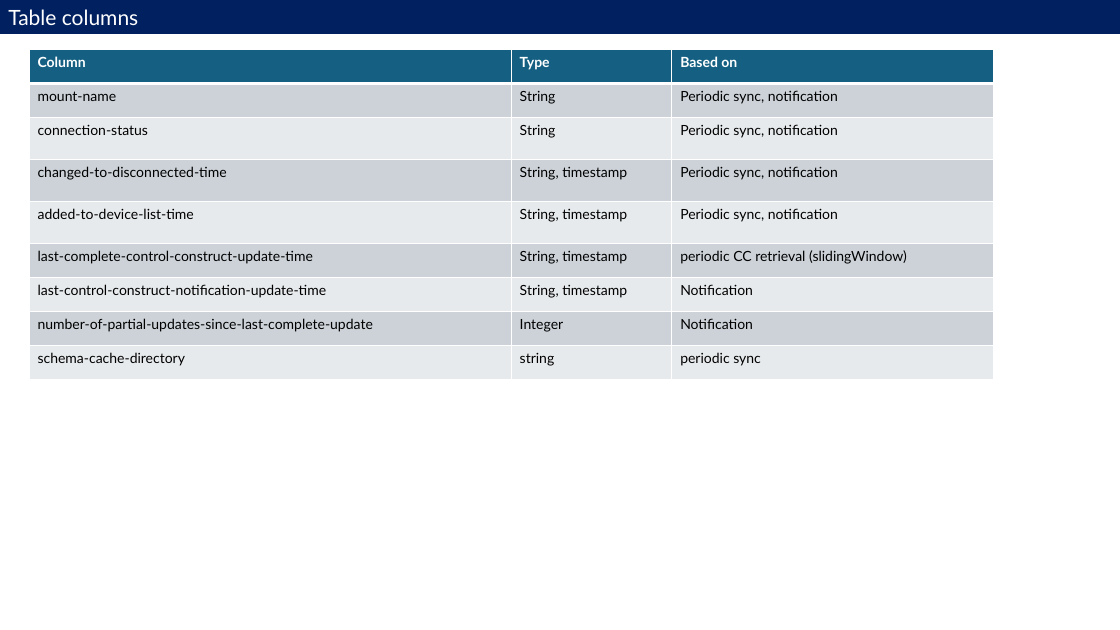
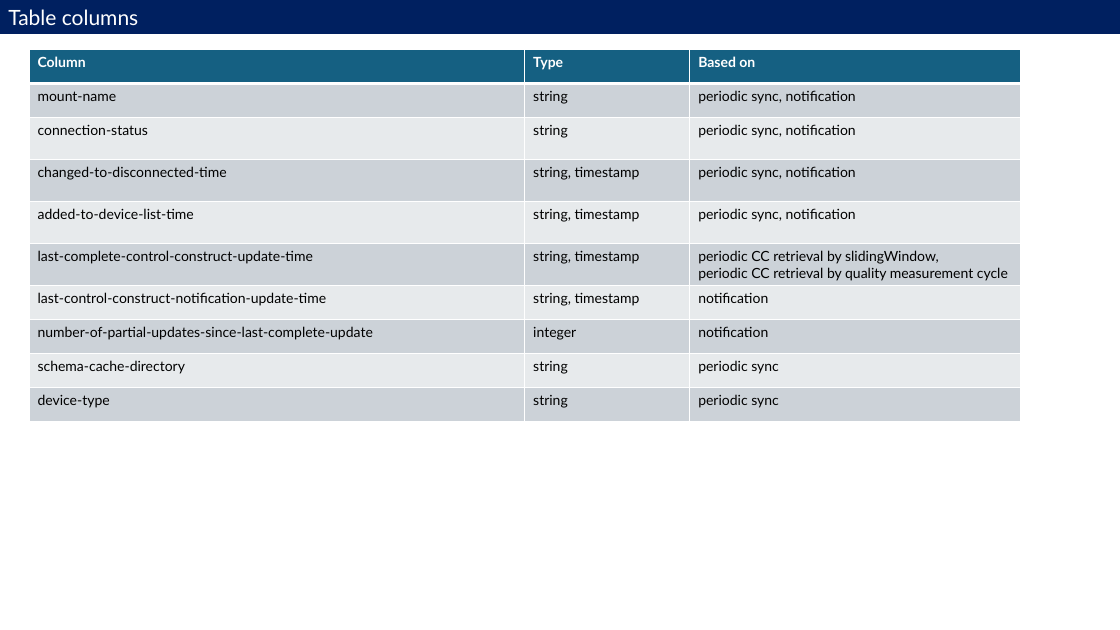
Before and after one commit to openBackhaul/MicroWaveDeviceInventory, a slide deck: slide 3 of spec/additionalDescription/pictures/MetadataTablePics.pptx. Drawn at 1120x630 pixels with LibreOffice and Linux fonts; fonts in the diff are those of the drawing. Boxes give left, top, right and bottom in pixels: in the first picture for what was removed or moved away, otherwise in the second. Text is boxed around its words. In the diff, an @@ line names an element or a change of style, - is before the commit and + after.

Commit message:
Add new deviceType attribute to /v1/provide-device-status-metadata response Fixes #1156

```diff
--- a/spec/additionalDescription/pictures/MetadataTablePics.pptx
+++ b/spec/additionalDescription/pictures/MetadataTablePics.pptx
@@ table at (29, 50, 1020, 422) @@
-row 2, column 2: String
+row 2, column 2: string
-row 2, column 3: Periodic sync, notification
+row 2, column 3: periodic sync, notification
-row 3, column 2: String
+row 3, column 2: string
-row 3, column 3: Periodic sync, notification
+row 3, column 3: periodic sync, notification
-row 4, column 2: String, timestamp
+row 4, column 2: string, timestamp
-row 4, column 3: Periodic sync, notification
+row 4, column 3: periodic sync, notification
-row 5, column 2: String, timestamp
+row 5, column 2: string, timestamp
-row 5, column 3: Periodic sync, notification
+row 5, column 3: periodic sync, notification
-row 6, column 2: String, timestamp
+row 6, column 2: string, timestamp
-row 6, column 3: periodic CC retrieval (slidingWindow)
+row 6, column 3: periodic CC retrieval by slidingWindow, / periodic CC retrieval by quality measurement cycle
-row 7, column 2: String, timestamp
+row 7, column 2: string, timestamp
-row 7, column 3: Notification
+row 7, column 3: notification
-row 8, column 2: Integer
+row 8, column 2: integer
-row 8, column 3: Notification
+row 8, column 3: notification
+row 10: device-type | string | periodic sync
@@ table: place and size @@
-table at (29, 50, 994, 380)
+table at (29, 50, 1020, 422)
```
Also in this commit, not shown: 2 other slides changed, 2 slides added, 5 other files.
